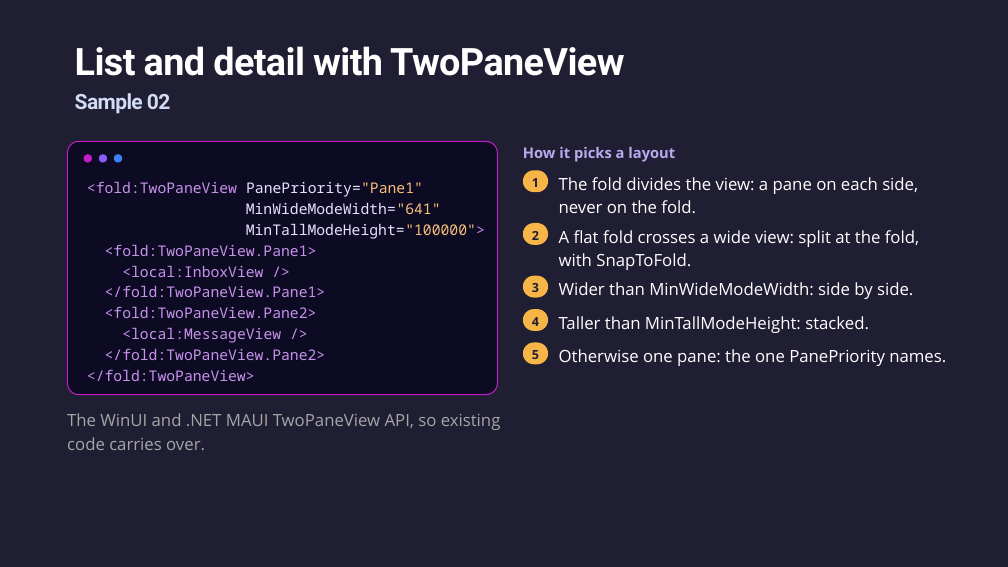
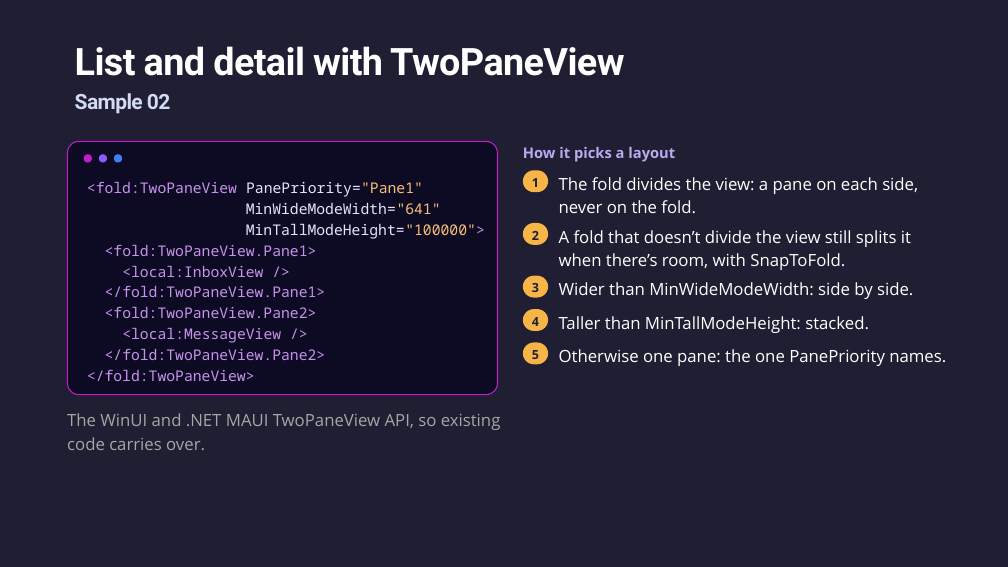
Before and after one commit to jsuarezruiz/dotnetconf2026-avalonia-foldables, a slide deck: slide 15 of Building Dual-Screen Experiences with Avalonia.pptx. Drawn at 1008x567 pixels with LibreOffice and Linux fonts; fonts in the diff are those of the drawing. Boxes give left, top, right and bottom in pixels: in the first picture for what was removed or moved away, otherwise in the second. Text is boxed around its words. In the diff, an @@ line names an element or a change of style, - is before the commit and + after.

```diff
--- a/Building Dual-Screen Experiences with Avalonia.pptx
+++ b/Building Dual-Screen Experiences with Avalonia.pptx
@@ text at bbox=[559, 230, 911, 270]: text changed @@
-A flat fold crosses a wide view: split at the fold, with SnapToFold.
+A fold that doesn’t divide the view still splits it when there’s room, with SnapToFold.
```
Also in this commit, not shown: 3 other slides changed, 1 other file.
